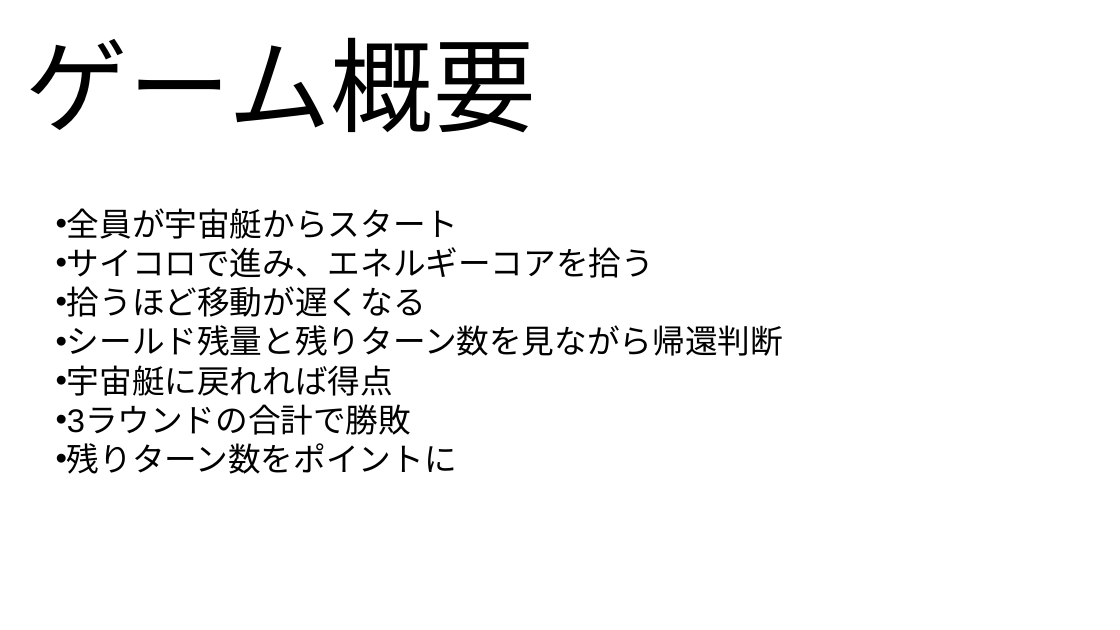
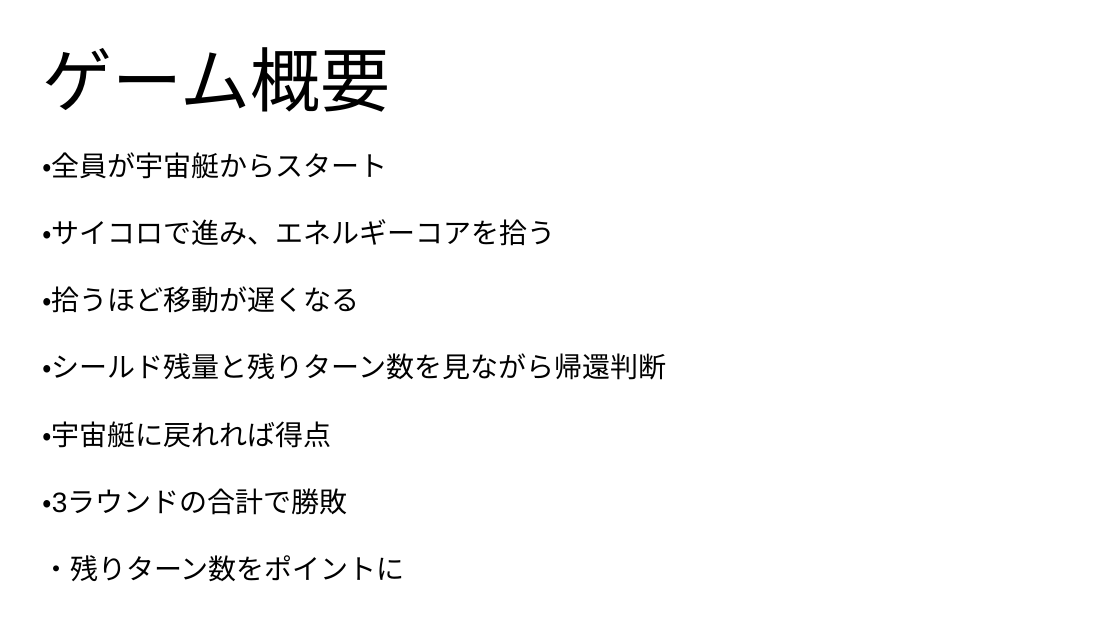
Before and after one commit to Hyde306/tintin, a slide deck: slide 2 of スーパーギャラクシー.pptx. Drawn at 1120x630 pixels with LibreOffice and Linux fonts; fonts in the diff are those of the drawing. Boxes give left, top, right and bottom in pixels: in the first picture for what was removed or moved away, otherwise in the second. Text is boxed around its words. In the diff, an @@ line names an element or a change of style, - is before the commit and + after.

```diff
--- a/スーパーギャラクシー.pptx
+++ b/スーパーギャラクシー.pptx
@@ text "ゲーム概要": place and size @@
-text "ゲーム概要" at [26, 37, 536, 132]
+text "ゲーム概要" at [42, 47, 390, 112]
@@ text "ゲーム概要" at [42, 47, 390, 112]: size 88 to 60 pt @@
@@ text at [42, 152, 666, 581]: text changed; size 28 to 24 pt @@
-• 全員が宇宙艇からスタート
-• サイコロで進み、エネルギーコアを拾う
-• 拾うほど移動が遅くなる
-• シールド残量と残りターン数を見ながら帰還判断
-• 宇宙艇に戻れれば得点
-• 3ラウンドの合計で勝敗
-• 残りターン数をポイントに
+・全員が宇宙艇からスタート
+・サイコロで進み、エネルギーコアを拾う
+・拾うほど移動が遅くなる
+・シールド残量と残りターン数を見ながら帰還判断
+・宇宙艇に戻れれば得点
+・3ラウンドの合計で勝敗
+・残りターン数をポイントに
```
Also in this commit, not shown: 2 slides added.
